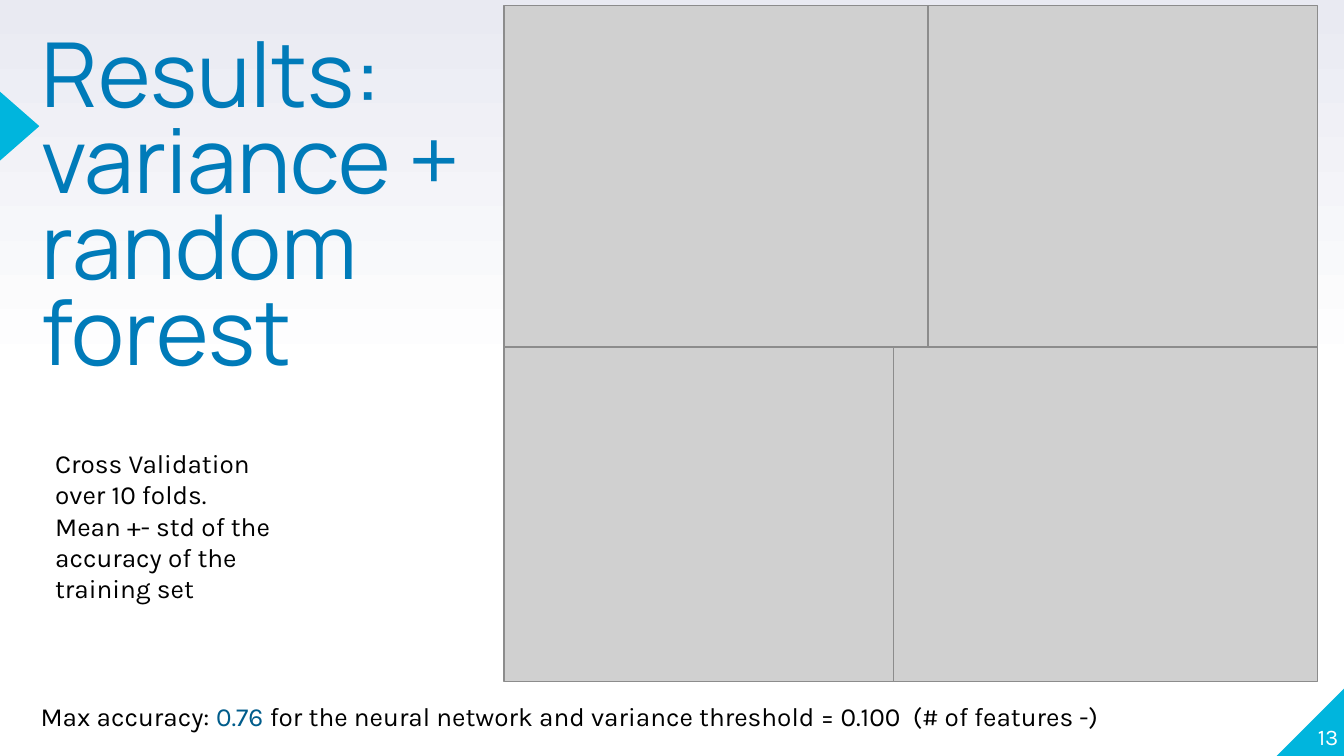
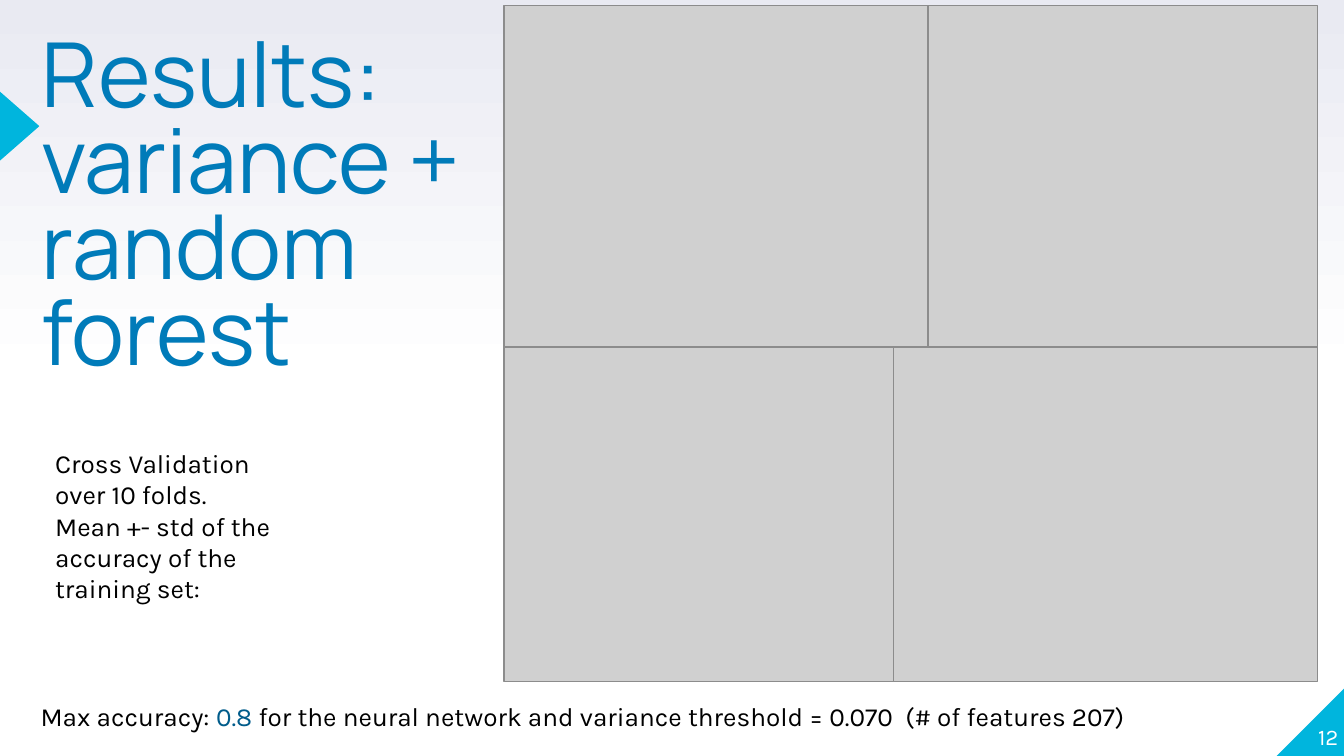
Before and after one commit to veneresabrina/Bioinfo, a slide deck: slide 12 of PRESENTAZIONE.pptx (slide 13 before the commit). Drawn at 1344x756 pixels with LibreOffice and Linux fonts; fonts in the diff are those of the drawing; grey boxes stand for pictures. Boxes give left, top, right and bottom in pixels: in the first picture for what was removed or moved away, otherwise in the second. Text is boxed around its words. In the diff, an @@ line names an element or a change of style, - is before the commit and + after.

```diff
--- a/PRESENTAZIONE.pptx
+++ b/PRESENTAZIONE.pptx
@@ text at [55, 518, 270, 605]: text changed @@
-Mean +- std of the accuracy of the training set
+Mean +- std of the accuracy of the training set:
@@ text at [41, 707, 1124, 732]: text changed @@
-Max accuracy: 0.76 for the neural network and variance threshold = 0.100 (# of features -)
+Max accuracy: 0.8 for the neural network and variance threshold = 0.070 (# of features 207)
@@ page number at [1318, 730, 1338, 745]: text changed @@
-13
+12
```
Also in this commit, not shown: 9 other slides changed, 2 slides removed.
